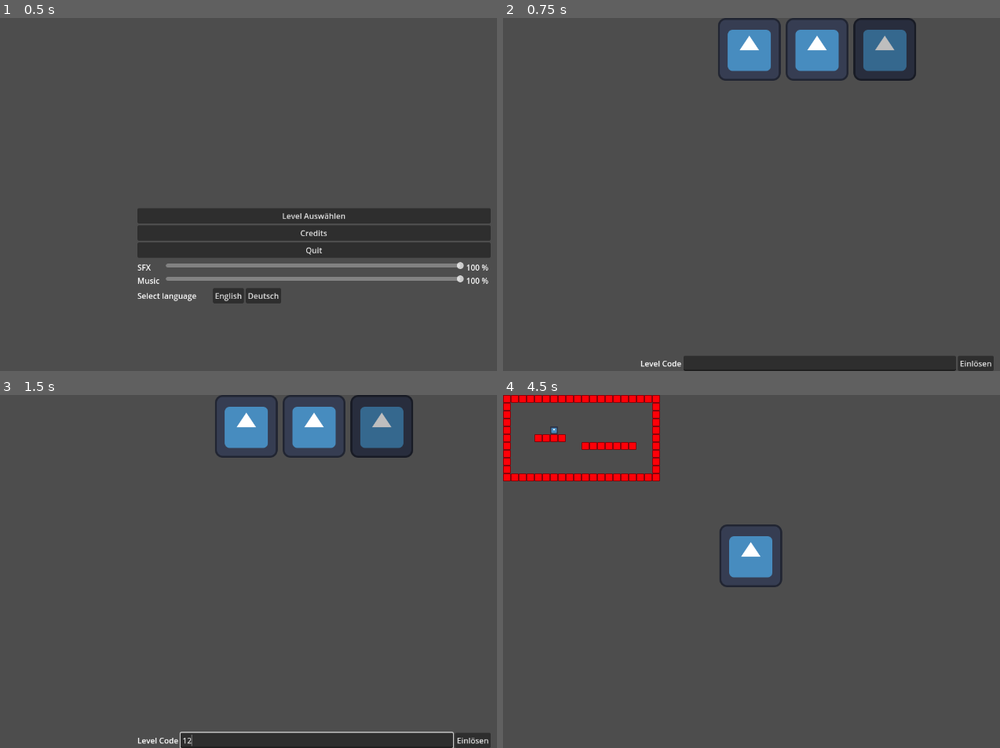
Above: before the commit, frames 1-4 (two rows, left to right).
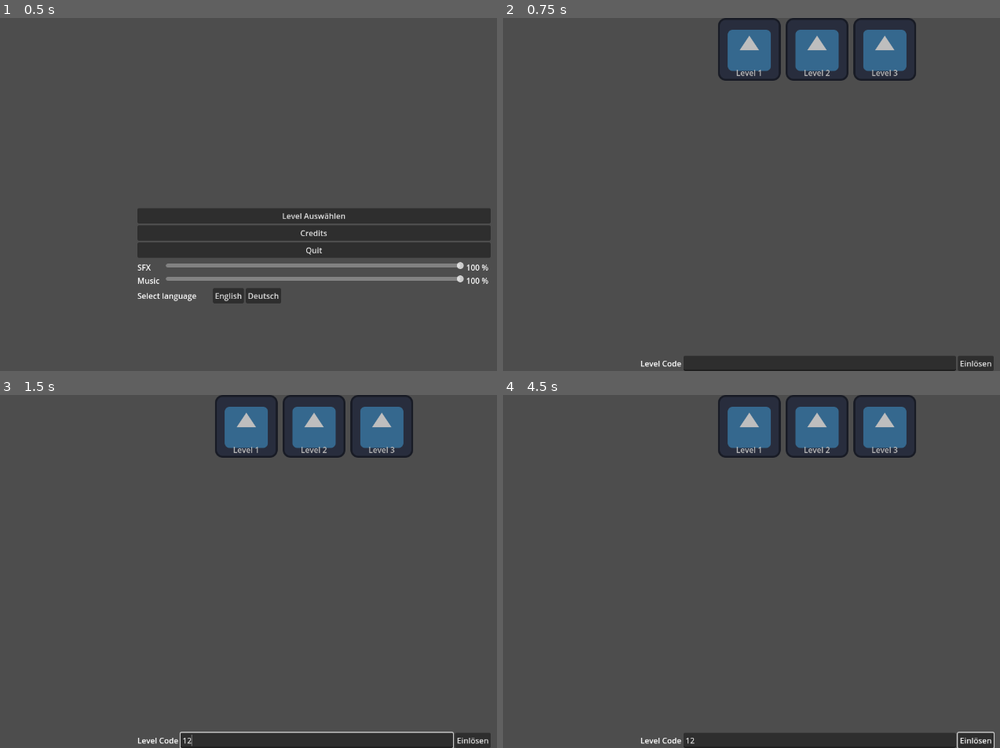
Above: after the commit, the same moments.

Repository: panorb/ludum-dare-56
Game: Godot game, scene res://world.tscn
The game is run twice, just before and just after one commit, with the same random seed, the same clock (stepped at 60 frames per second) and the same inputs. The engine's default icon, where the game draws it, is replaced by a stand-in: a white triangle on a blue panel in a dark square.
Inputs (mouse positions are in pixels of both pictures, inside the frame that each line leads up to):
- Up to frame 1 (0.5 s): no input
- Up to frame 2 (0.75 s): click "Level Auswählen" at 0.5 s
- Up to frame 3 (1.5 s): click (318, 740) at 1.27 s; type "12" at 1.35 s
- Up to frame 4 (4.5 s): click "Einlösen" at 2 s; click "Einlösen" at 2.75 s; click "Einlösen" at 3.5 s; tap Enter at 4.25 s; move the mouse to (751, 426) at 4.27 s; click (751, 426) at 4.42 s

Frame 1 is identical in both runs. In frame 2, 2.2% of the frame differs, in the area x 45-80%, y 3-17%; in frame 3, 2.2%; in frame 4, 13%, in the area x 0-99%, y 0-100%.

Commit message:
Level are unlockable

Diff:
--- a/godot/gui/level_menu/level_card/level_card.tscn
+++ b/godot/gui/level_menu/level_card/level_card.tscn
@@ -10,7 +10,6 @@
 grow_vertical = 2
 mouse_default_cursor_shape = 13
 script = ExtResource("1_8gqq1")
-level = null
 
 [node name="LevelTextureRect" type="TextureRect" parent="."]
 unique_name_in_owner = true
--- a/godot/gui/level_menu/level_scene.gd
+++ b/godot/gui/level_menu/level_scene.gd
@@ -8,6 +8,7 @@
 @onready var level_codes: Dictionary = {
 	'1': 1,
 	'2': 2,
+	'3': 3,
 }
 
 @onready var unlocked_level: int = 0
@@ -20,10 +21,17 @@
 	level_code_line_edit.text_submitted.connect(_on_process_level_code)
 
 	for level_card: LevelCard in level_cards:
-		level_card.pressed.connect(func(level): level_selected.emit(level))
+		level_card.pressed.connect(_on_level_selected)
+		level_card.locked = level_card.level > self.unlocked_level
+
+func _on_level_selected(level: int) -> void:
+	if level <= unlocked_level:
+		level_selected.emit(level)
 
 func _on_process_level_code():
 	var level_code: String = self.level_code_line_edit.text
 	if level_code in self.level_codes:
 		var level: int = self.level_codes[level_code]
-		self.unlocked_level = level
+		self.unlocked_level = maxi(level, self.unlocked_level)
+		for level_card in level_cards:
+			level_card.locked = level_card.level > self.unlocked_level
--- a/godot/gui/level_menu/level_scene.tscn
+++ b/godot/gui/level_menu/level_scene.tscn
@@ -25,17 +25,19 @@
 unique_name_in_owner = true
 layout_mode = 2
 level = 1
+level_name = "Level 1"
 
 [node name="LevelCard2" parent="Container/HFlowContainer" instance=ExtResource("2_j3hy7")]
 unique_name_in_owner = true
 layout_mode = 2
 level = 2
+level_name = "Level 2"
 
 [node name="LevelCard3" parent="Container/HFlowContainer" instance=ExtResource("2_j3hy7")]
 unique_name_in_owner = true
-modulate = Color(0.745098, 0.745098, 0.745098, 1)
 layout_mode = 2
 level = 3
+level_name = "Level 3"
 
 [node name="HBoxContainer" type="HBoxContainer" parent="Container"]
 layout_mode = 2
